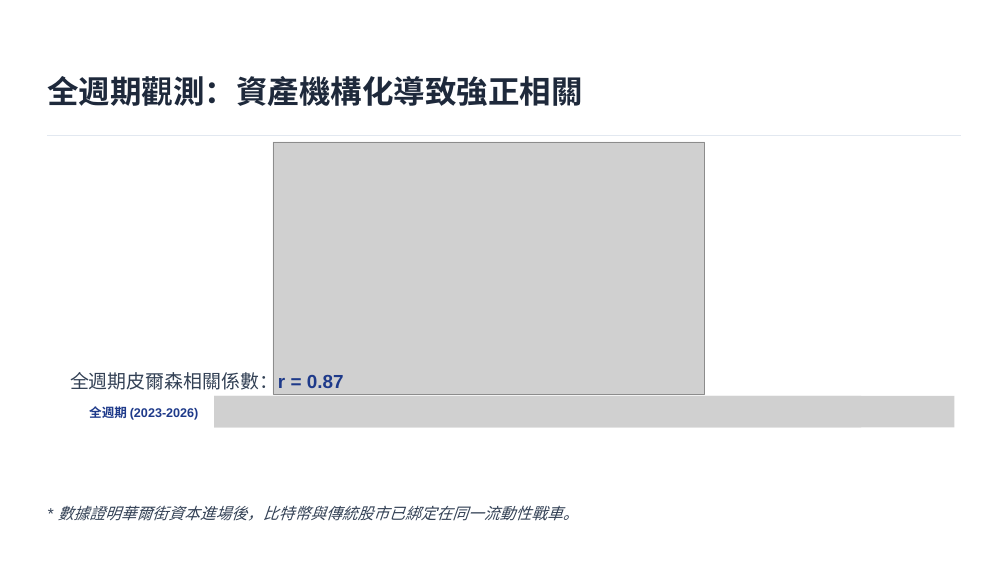
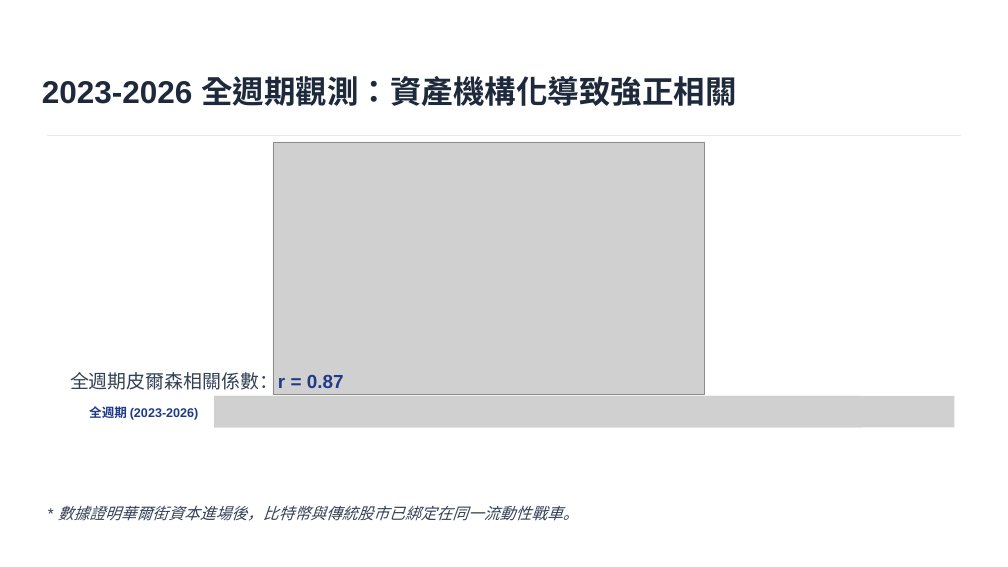
Before and after one commit to school87203123/114-2Fin, a slide deck: slide 9 of 數位資產與金融指數動態關聯研究.pptx.pptx. Drawn at 1008x567 pixels with LibreOffice and Linux fonts; fonts in the diff are those of the drawing; grey boxes stand for pictures. Boxes give left, top, right and bottom in pixels: in the first picture for what was removed or moved away, otherwise in the second. Text is boxed around its words. In the diff, an @@ line names an element or a change of style, - is before the commit and + after.

```diff
--- a/數位資產與金融指數動態關聯研究.pptx.pptx
+++ b/數位資產與金融指數動態關聯研究.pptx.pptx
@@ text at box(42, 76, 737, 106): text changed @@
-全週期觀測：資產機構化導致強正相關
+2023-2026 全週期觀測：資產機構化導致強正相關
```
Also in this commit, not shown: 1 other slide changed, 1 slide removed.
